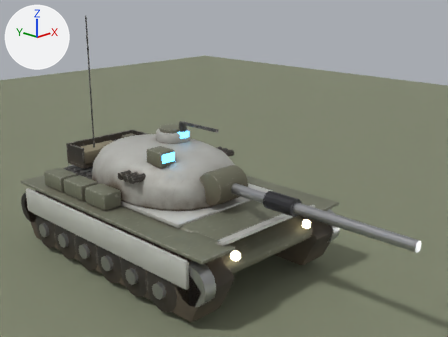
Renders of the Blender file models/source/tank.blend from each side of a commit.
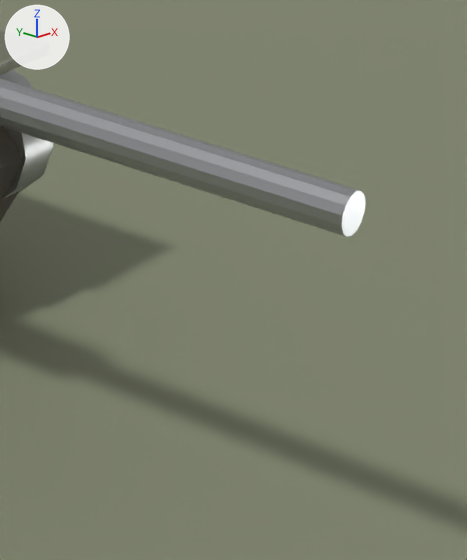
There are two pictures of each version: one whole from a 50 mm lens placed at (-6.5, -7.68, 4.63), pointed at (0.05, -1.24, 1.79), one close up on the part from 73% to 100% of the width and 57% to 100% of the height. The axes (+X, +Y, +Z) are drawn at upper left. The lights are the same throughout. The last two pictures show the newer version.

Names of what the first close-up shows: 'Barrel', 'Hull', 'Plane'.
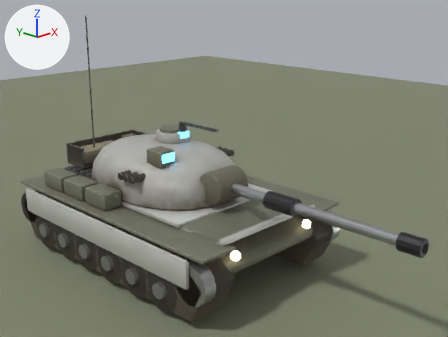
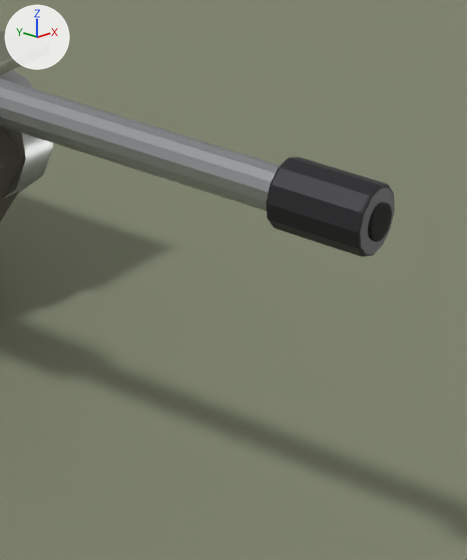
Edits to the scene script, one JSON object a line:
```json
{"op": "set", "path": "ob_muzzlebrake.location", "old": "(0.0, 3.0, -1.54)", "new": "(0.0, -1.47, 0.0)"}
{"op": "set", "path": "ob_bore.location", "old": "(0.0, 3.0, -1.54)", "new": "(0.0, -1.345, 0.0)"}
```

What differs and where, as boxes [x1, y1, x2, y2] in the close-ups (467 x 560 px):
```json
{"object": "MuzzleBrake", "change": "moved", "after": [266, 157, 395, 257], "on screen": "not visible before"}
{"object": "Bore", "change": "moved", "after": [368, 202, 392, 242], "on screen": "not visible before"}
```
